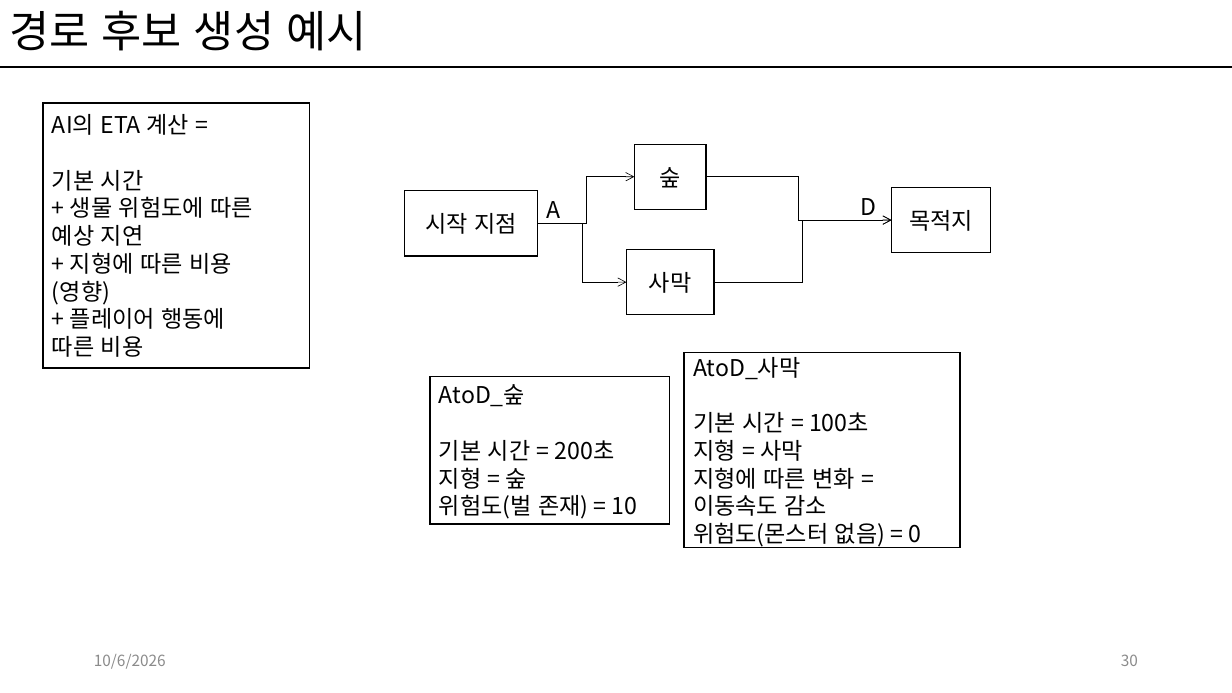
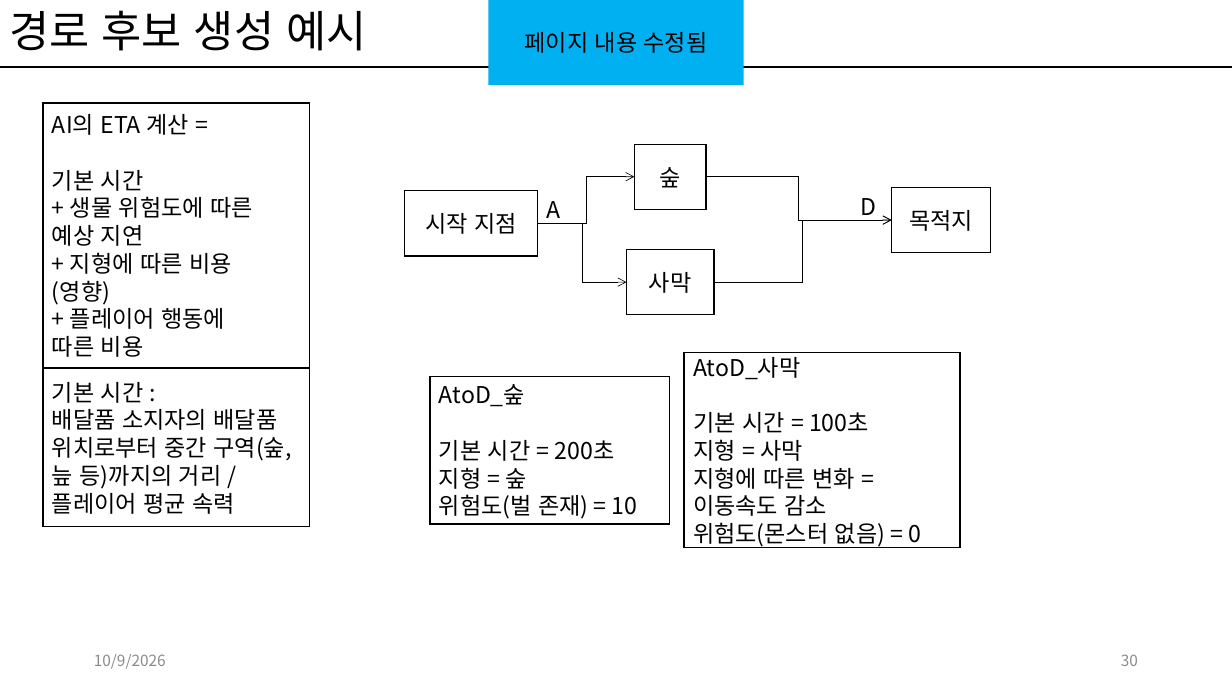
Before and after one commit to kwakyerin/2026_Graduation_Project, a slide deck: slide 30 of documents/HyunahKwon/design/designing/for_teammates/프로토타입_기획.pptx. Drawn at 1232x693 pixels with LibreOffice and Linux fonts; fonts in the diff are those of the drawing. Boxes give left, top, right and bottom in pixels: in the first picture for what was removed or moved away, otherwise in the second. Text is boxed around its words. In the diff, an @@ line names an element or a change of style, - is before the commit and + after.

Commit message:
경로표시 세부명시와 예외사항 추가
경로는 각자의 화면에 표시됨을 명시
예외사항- 두 플레이어가 멀어졌을 때의 경로 분리 설정 추가

```diff
--- a/documents/HyunahKwon/design/designing/for_teammates/프로토타입_기획.pptx
+++ b/documents/HyunahKwon/design/designing/for_teammates/프로토타입_기획.pptx
@@ rectangle added at (489,0,744,85), fill #00B0F0, 18 pt, text #000000 @@
+페이지 내용 수정됨
@@ rectangle added at (43,368,309,527), fill #FFFFFF, outline #000000 1 pt, 18 pt, text #000000 @@
+기본 시간 :
+배달품 소지자의 배달품 위치로부터 중간 구역(숲, 늪 등)까지의 거리 / 플레이어 평균 속력
@@ text at (94,654,166,669): text changed @@
-10/6/2026
+10/9/2026
```
Also in this commit, not shown: 34 other slides changed, 4 other files.
